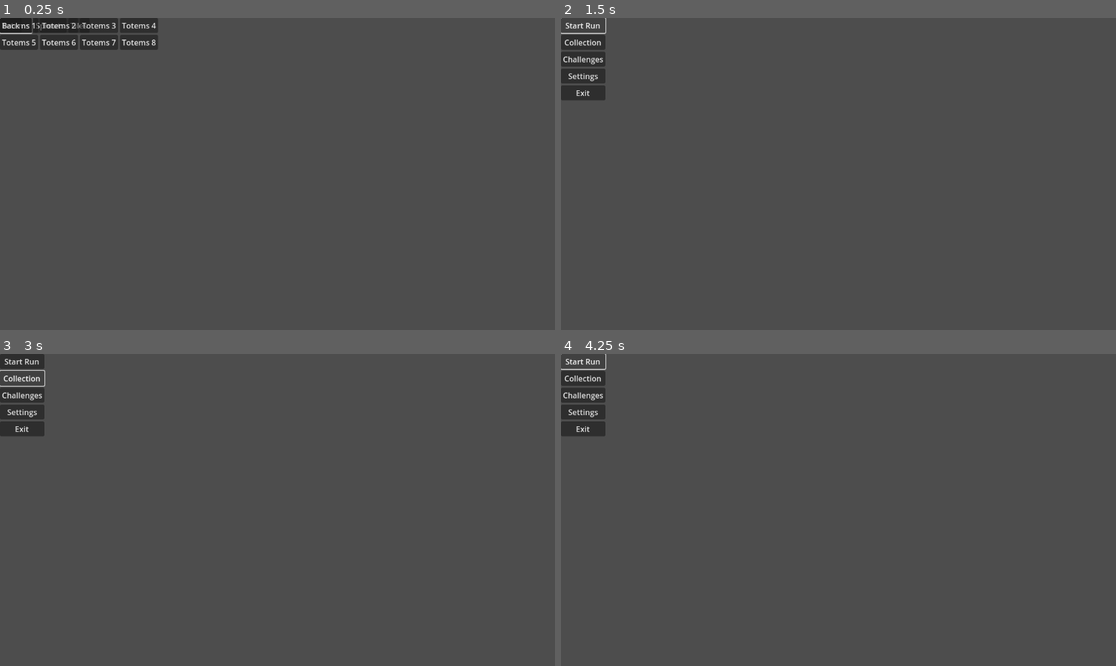
Above: before the commit, frames 1-4 (two rows, left to right).
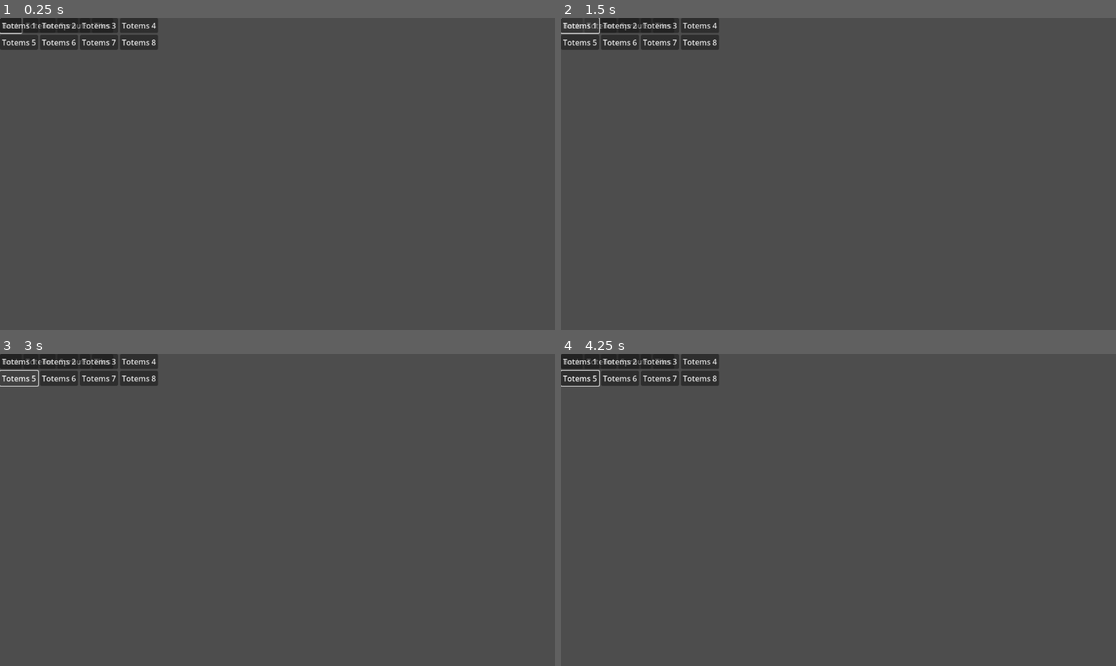
Above: after the commit, the same moments.

Repository: Millstreamu/Sprouts
Game: Godot game, scene res://scenes/meta/Collection.tscn
The game is run twice, just before and just after one commit, with the same random seed, the same clock (stepped at 60 frames per second) and the same inputs. This scene is started directly instead of the project's main scene.
Inputs (mouse positions are in pixels of both pictures, inside the frame that each line leads up to):
- Up to frame 1 (0.25 s): no input
- Up to frame 2 (1.5 s): click "Back" at 0.5 s; click (583, 24) at 1.25 s, where only the run before the commit has a clickable "Start Run"
- Up to frame 3 (3 s): click (22, 360) at 2 s, where only the run before the commit has a clickable "Start Run"; click (22, 378) at 2.75 s, where only the run before the commit has a clickable "Collection"
- Up to frame 4 (4.25 s): click (599, 360) at 3.5 s, where only the run after the commit has a clickable "Totems"

The runs differ from the first frame. In frame 1, 0.1% of the frame differs, in the area x 0-20%, y 0-6%; in frame 2, 3.0%; in frame 3, 3.0%; in frame 4, 3.3%, in the area x 0-29%, y 0-27%.

Commit message:
formatting

Diff:
--- a/sprouts/scenes/meta/Collection.tscn
+++ b/sprouts/scenes/meta/Collection.tscn
@@ -8,10 +8,14 @@
 script = ExtResource("1_j4snc")
 tabs_container_path = NodePath("TabsContainer")
 card_grid_path = NodePath("CardGrid")
-back_button_path = NodePath("BackButton")
+back_button_path = NodePath("TabsContainer/BackButton")
 
 [node name="TabsContainer" type="HBoxContainer" parent="."]
 layout_mode = 0
+
+[node name="BackButton" type="Button" parent="TabsContainer"]
+layout_mode = 2
+text = "Back"
 
 [node name="TotemsTabButton" type="Button" parent="TabsContainer"]
 layout_mode = 2
@@ -28,7 +32,3 @@
 [node name="CardGrid" type="GridContainer" parent="."]
 layout_mode = 0
 columns = 4
-
-[node name="BackButton" type="Button" parent="."]
-layout_mode = 2
-text = "Back"
Not shown, added: sprouts/.DS_Store
